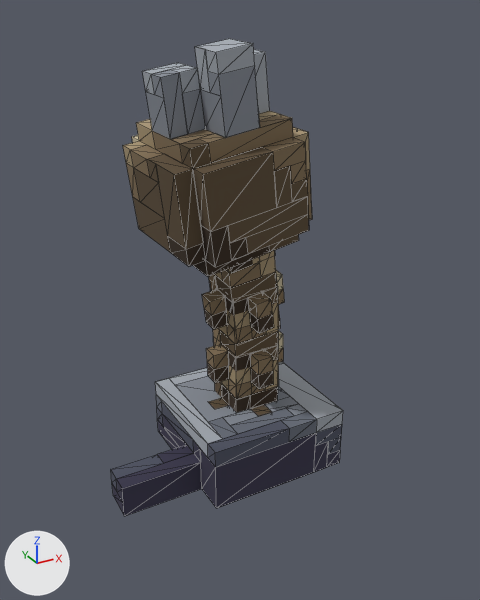
Renders of the glTF model fabrica-voxel/saida/enraizado/modelo.glb from each side of a commit.
The view is the same before and after, from a camera (50 mm lens) standing at (-2.23, -4.13, 3.4) and looking at (-0.02, -0.12, 1.39). Lighting does not change. The marker at lower left points along +X, +Y and +Z. The older version comes first. Mesh edges are drawn as thin lines. Where no turn or scale is listed for an object, it has been applied to the vertices. Vertices at exactly the same position are counted once.

Names of what the first picture shows: 'Base', 'Cabeca', 'Haste_1', 'Haste_2', 'Haste_3'.
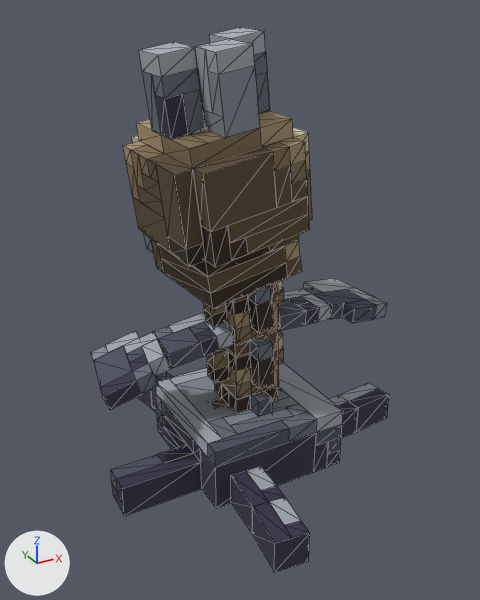
What changed in the scene script:
```text
Change me_cabeca:
    remove me_cabeca.from_pydata(...)  # 218 vertices, 306 faces; spans x -0.68..0.45, y -0.51..0.58, z -0.29..1.24
    add me_cabeca.from_pydata(...)  # 207 vertices, 290 faces; spans x -0.68..0.45, y -0.51..0.58, z -0.29..1.24
    me_cabeca part 1: 2 vertices moved from x -0.32, y -0.4..-0.28, z 0.93..0.94 to x -0.31..-0.3, y -0.39..-0.27, z 0.81..0.82; 38 vertices removed from x -0.62..0.35, y -0.38..0.13, z 0.53..1.17; 27 vertices added at x -0.66..0.38, y -0.47..0.53, z 0.28..0.83
Change me_haste_3:
    remove me_haste_3.from_pydata(...)  # 95 vertices, 144 faces; spans x -0.328..0.328, y -0.322..0.322, z -0.29..0.659
    add me_haste_3.from_pydata(...)  # 101 vertices, 156 faces; spans x -0.328..0.328, y -0.332..0.322, z -0.29..0.659
    me_haste_3 part 2
    9 vertices are removed from x -0.28..0.167, y -0.312..-0.081, z -0.035..0.582
    32 faces are deleted
    10 vertices are added at x -0.243..0.024, y -0.332..0.282, z 0.211..0.601
    5 new vertices lie (0.124, -0.001, 0.019) away from vertices in x -0.281..0.004, y -0.205..0.282, z 0.203..0.592
    44 new faces join them
Change me_haste_2:
    remove me_haste_2.from_pydata(...)  # 95 vertices, 144 faces; spans x -0.318..0.318, y -0.316..0.316, z -0.264..0.638
    add me_haste_2.from_pydata(...)  # 101 vertices, 156 faces; spans x -0.318..0.318, y -0.32..0.316, z -0.264..0.638
    me_haste_2 part 3
    9 vertices are removed from x -0.217..0.181, y -0.312..-0.069, z -0.012..0.613
    32 faces are deleted
    15 vertices are added at x -0.205..0.169, y -0.32..0.302, z 0.237..0.623
    44 new faces join them
Change me_haste_1:
    remove me_haste_1.from_pydata(...)  # 95 vertices, 148 faces; spans x -0.313..0.313, y -0.313..0.313, z -0.251..0.626
    add me_haste_1.from_pydata(...)  # 101 vertices, 158 faces; spans x -0.313..0.313, y -0.313..0.314, z -0.251..0.626
    me_haste_1 part 4: 3 vertices removed from x -0.187..-0.186, y -0.061..-0.06, z 0.376..0.626; 12 vertices added at x -0.187..0.188, y -0.185..0.314, z 0.374..0.626
    me_haste_1 part 5: 5 vertices removed from x -0.062..0.188, y -0.312..-0.187, z 0.001..0.125; 2 vertices added at x -0.062..0.063, y -0.312, z 0.251
Add ob_raiz_3:
    ob_raiz_3 = bpy.data.objects.new('Raiz_3', me_raiz_3)  # 17 vertices, 24 faces; spans x -0.15..0.125, y -0.383..0.008, z -0.125..0.125
    ob_raiz_3.location = (-0.25, -0.625, 0.125)
Add ob_raiz_3_2:
    ob_raiz_3_2 = bpy.data.objects.new('Raiz_3_2', me_raiz_3_2)  # 17 vertices, 24 faces; spans x -0.171..0.124, y -0.388..0.016, z -0.125..0.125
    ob_raiz_3_2.location = (-0.275, -0.999, 0.125)
Add ob_raiz_2:
    ob_raiz_2 = bpy.data.objects.new('Raiz_2', me_raiz_2)  # 17 vertices, 24 faces; spans x -0.007..0.381, y -0.125..0.146, z -0.125..0.125
    ob_raiz_2.location = (0.625, -0.25, 0.125)
Add ob_raiz_2_2:
    ob_raiz_2_2 = bpy.data.objects.new('Raiz_2_2', me_raiz_2_2)  # 16 vertices, 24 faces; spans x -0.015..0.387, y -0.124..0.169, z -0.125..0.125
    ob_raiz_2_2.location = (0.999, -0.229, 0.125)
Add ob_raiz_1:
    ob_raiz_1 = bpy.data.objects.new('Raiz_1', me_raiz_1)  # 17 vertices, 24 faces; spans x -0.162..0.124, y -0.013..0.386, z -0.125..0.125
    ob_raiz_1.location = (-0.25, 0.5, 0.125)
Add ob_raiz_1_2:
    ob_raiz_1_2 = bpy.data.objects.new('Raiz_1_2', me_raiz_1_2)  # 17 vertices, 24 faces; spans x -0.197..0.123, y -0.025..0.392, z -0.125..0.125
    ob_raiz_1_2.location = (-0.288, 0.873, 0.125)
Add ob_folha_e:
    ob_folha_e = bpy.data.objects.new('Folha_E', me_folha_e)  # 28 vertices, 40 faces; spans x -0.517..0.028, y -0.188..0.234, z -0.162..0.068
    ob_folha_e.location = (-0.139, -0.069, 1.178)
Add ob_folha_e_2:
    ob_folha_e_2 = bpy.data.objects.new('Folha_E_2', me_folha_e_2)  # 40 vertices, 60 faces; spans x -0.537..0.056, y -0.285..0.401, z -0.249..0.068
    ob_folha_e_2.location = (-0.627, -0.024, 1.083)
Add ob_folha_d:
    ob_folha_d = bpy.data.objects.new('Folha_D', me_folha_d)  # 28 vertices, 40 faces; spans x -0.012..0.511, y -0.189..0.214, z -0.093..0.067
    ob_folha_d.location = (0.236, -0.07, 1.196)
Add ob_folha_d_2:
    ob_folha_d_2 = bpy.data.objects.new('Folha_D_2', me_folha_d_2)  # 30 vertices, 46 faces; spans x -0.029..0.535, y -0.297..0.368, z -0.135..0.068
    ob_folha_d_2.location = (0.735, -0.045, 1.17)
Add ob_mandibula:
    ob_mandibula = bpy.data.objects.new('Mandibula', me_mandibula)  # 74 vertices, 104 faces; spans x -0.45..0.409, y -0.021..1.023, z -0.306..0.203
    ob_mandibula.location = (-0.077, -0.43, 1.835)
Add ob_petala_e:
    ob_petala_e = bpy.data.objects.new('Petala_E', me_petala_e)  # 31 vertices, 46 faces; spans x -0.211..0.135, y -0.175..0.134, z -0.028..0.521
    ob_petala_e.location = (-0.482, -0.141, 2.684)
Add ob_petala_d:
    ob_petala_d = bpy.data.objects.new('Petala_D', me_petala_d)  # 28 vertices, 42 faces; spans x -0.212..0.136, y -0.176..0.136, z -0.028..0.521
    ob_petala_d.location = (0.011, -0.113, 2.763)
```

Where the change shows, as pixel boxes (x1, y1, x2, y2) in the pictures (480 x 600 px; the box of a moved part takes in the faces that stretch with it):
'Petala_E', added
    after: (139, 42, 205, 139)
'Mandibula', added (brown)
    after: (143, 232, 302, 309)
'Haste_3', reshaped
    before: (202, 251, 284, 334)
    after: (203, 280, 284, 334)
'Haste_2', reshaped
    before: (206, 286, 283, 389)
    after: (207, 286, 283, 389)
'Folha_E_2', added
    after: (91, 331, 171, 410)
'Raiz_3_2', added
    after: (252, 497, 310, 573)
'Folha_E', added
    after: (153, 312, 234, 368)
'Folha_D_2', added
    after: (303, 278, 387, 323)
'Raiz_3', added
    after: (231, 466, 285, 533)
'Folha_D', added
    after: (278, 289, 331, 331)
'Petala_D', added
    after: (209, 27, 270, 113)
'Raiz_2_2', added
    after: (340, 383, 389, 432)
'Raiz_2', added
    after: (329, 395, 358, 438)
'Raiz_1_2', added (mostly hidden)
    after: (137, 371, 173, 408)
'Raiz_1', added (mostly hidden)
    after: (151, 387, 157, 413)
part 1 of me_cabeca, moved or reshaped
    before: (136, 47, 293, 169)
    after: (130, 47, 310, 219)
part 2 of me_haste_3, moved or reshaped
    before: (215, 269, 280, 334)
    after: (233, 282, 279, 334)
part 3 of me_haste_2, moved or reshaped
    before: (218, 309, 279, 389)
    after: (226, 309, 279, 389)
part 4 of me_haste_1, reshaped
    before: (220, 365, 236, 391)
    after: (222, 365, 236, 385)
part 5 of me_haste_1, built on
    before: (250, 387, 278, 416)
    after: (250, 391, 272, 416)
